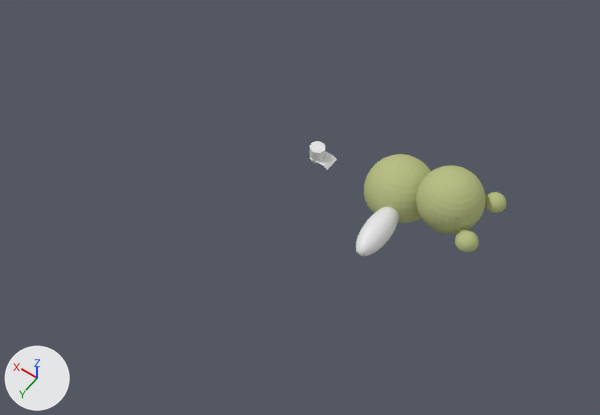
The Blender file resource/castle.blend as it was, and as the next commit left it.
The view is the same before and after, from a camera (50 mm lens) standing at (-220.0, 503.0, 659.0) and looking at (95.0, 62.0, -34.0). The lights are fixed; the arrows at lower left show +X, +Y and +Z.

Objects in the first picture: 'Cylinder', 'Room1', 'entrance'.
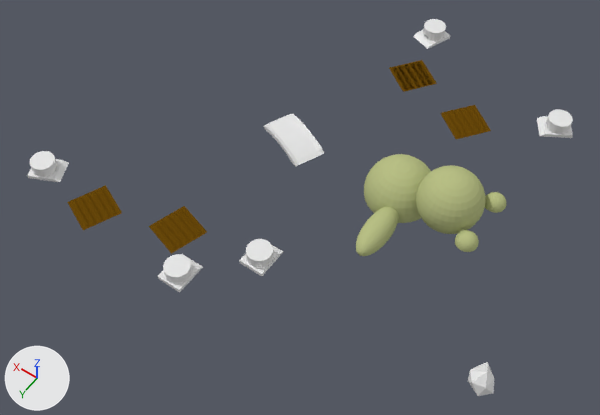
Where the newer file only moved an object's origin or applied its transform, the numbers keep the older frame.

What changed in the scene script:
```text
Change me_sphere_002:
    used by ob_entrance; location = (-43.1, 0.0, 16.4); scale = (33.9, 33.9, 33.9)
    remove me_sphere_002.from_pydata(...)  # 3158 vertices, 3082 faces, 4 loose edges; spans x -1.38..2.74, y -1.2..1.19, z -1.0..1.0
    add me_sphere_002.from_pydata(...)  # 3788 vertices, 3706 faces, 6 loose edges; spans x -1.38..2.74, y -1.2..2.75, z -1.0..1.0
    me_sphere_002 part 1: a new loose piece of 626 vertices spanning x 0.93..1.77, y 0.9..2.75, z -0.78..-0.23, in mat_material_010 (yellow #b9c086)
Remove ob_cylinder:
    ob_cylinder = bpy.data.objects.new('Cylinder', me_cylinder)
Remove ob_room1:
    ob_room1 = bpy.data.objects.new('Room1', me_sphere_006)
Add ob_house:
    ob_house = bpy.data.objects.new('House', me_cylinder_1)  # 199 vertices, 96 faces; spans x -2.3..1.96, y -1.66..1.63, z -1.0..1.0
    ob_house.location = (108.9, -236.1, -7.7)
    ob_house.rotation_euler = (0.0, 0.0, -1.928)  # degrees (0, 0, -110)
    ob_house.scale = (8.32, 8.32, 8.32)
Add ob_house_001:
    ob_house_001 = bpy.data.objects.new('House.001', me_cylinder_1)  # 199 vertices, 96 faces; spans x -2.3..1.96, y -1.66..1.63, z -1.0..1.0
    ob_house_001.location = (81.0, 147.5, -7.7)
    ob_house_001.rotation_euler = (0.0, 0.0, 1.571)  # degrees (0, 0, 90)
    ob_house_001.scale = (8.32, 8.32, 8.32)
Add ob_house_002:
    ob_house_002 = bpy.data.objects.new('House.002', me_cylinder_1)  # 199 vertices, 96 faces; spans x -2.3..1.96, y -1.66..1.63, z -1.0..1.0
    ob_house_002.location = (334.7, 189.4, -7.7)
    ob_house_002.rotation_euler = (0.0, 0.0, 0.442)  # degrees (0, 0, 25)
    ob_house_002.scale = (8.32, 8.32, 8.32)
Add ob_house_003:
    ob_house_003 = bpy.data.objects.new('House.003', me_cylinder_1)  # 199 vertices, 96 faces; spans x -2.3..1.96, y -1.66..1.63, z -1.0..1.0
    ob_house_003.location = (-79.1, -182.2, -7.7)
    ob_house_003.rotation_euler = (0.0, 0.0, -2.589)  # degrees (0, 0, -148)
    ob_house_003.scale = (8.32, 8.32, 8.32)
Add ob_house_004:
    ob_house_004 = bpy.data.objects.new('House.004', me_cylinder_1)  # 199 vertices, 96 faces; spans x -2.3..1.96, y -1.66..1.63, z -1.0..1.0
    ob_house_004.location = (133.8, 207.6, -7.7)
    ob_house_004.rotation_euler = (0.0, 0.0, 1.571)  # degrees (0, 0, 90)
    ob_house_004.scale = (8.32, 8.32, 8.32)
Add ob_icosphere:
    ob_icosphere = bpy.data.objects.new('Icosphere', me_icosphere_001)  # 12 vertices, 20 faces; spans x -0.97..1.0, y -1.34..0.75, z -1.2..1.17
    ob_icosphere.location = (-160.6, 156.7, 14.6)
    ob_icosphere.scale = (12.8, 12.8, 12.8)
Add ob_bridge:
    ob_bridge = bpy.data.objects.new('Bridge', me_cylinder_002)  # 88 vertices, 84 faces; spans x -1.75..1.75, y 0.44..1.26, z -1.35..1.3
    ob_bridge.location = (147.9, 0.5, -22.3)
    ob_bridge.rotation_euler = (1.571, 0.0, -0.401)  # degrees (90, 0, -23)
    ob_bridge.scale = (20.1, 11.8, 13.7)
Add ob_plane_003:
    ob_plane_003 = bpy.data.objects.new('Plane.003', me_plane_002)  # 3136 vertices, 3025 faces; spans x -1.0..1.0, y -1.0..1.0, z 0.02..0.1; in mat_material_011 (brown #68480a)
    ob_plane_003.location = (6.4, -131.8, -15.1)
    ob_plane_003.rotation_euler = (0.0, 0.0, -0.643)  # degrees (0, 0, -37)
    ob_plane_003.scale = (21.4, 21.4, 21.4)
Add ob_plane_004:
    ob_plane_004 = bpy.data.objects.new('Plane.004', me_plane_002)  # 3136 vertices, 3025 faces; spans x -1.0..1.0, y -1.0..1.0, z 0.02..0.1; in mat_material_011 (brown #68480a)
    ob_plane_004.location = (92.7, -161.9, -15.0)
    ob_plane_004.rotation_euler = (0.0, 0.0, -0.624)  # degrees (0, 0, -36)
    ob_plane_004.scale = (21.4, 21.4, 21.4)
Add ob_plane_005:
    ob_plane_005 = bpy.data.objects.new('Plane.005', me_plane_002)  # 3136 vertices, 3025 faces; spans x -1.0..1.0, y -1.0..1.0, z 0.02..0.1; in mat_material_011 (brown #68480a)
    ob_plane_005.location = (170.2, 168.1, -15.4)
    ob_plane_005.rotation_euler = (0.0, 0.0, -0.289)  # degrees (0, 0, -17)
    ob_plane_005.scale = (21.4, 21.4, 21.4)
Add ob_plane_006:
    ob_plane_006 = bpy.data.objects.new('Plane.006', me_plane_002)  # 3136 vertices, 3025 faces; spans x -1.0..1.0, y -1.0..1.0, z 0.02..0.1; in mat_material_011 (brown #68480a)
    ob_plane_006.location = (258.0, 196.8, -15.4)
    ob_plane_006.rotation_euler = (0.0, 0.0, -0.401)  # degrees (0, 0, -23)
    ob_plane_006.scale = (21.4, 21.4, 21.4)
```

Location of each change, (x1, y1, x2, y2) in pixels of the pictures (600 x 415 px):
'Bridge', added: after (263, 114, 324, 166)
'Plane.005', added (brown): after (149, 206, 207, 254)
'Plane.006', added (brown): after (67, 185, 122, 230)
'Room1', deleted: before (356, 207, 399, 256)
'Plane.003', added (brown): after (440, 105, 491, 139)
'House.004', added: after (157, 254, 203, 292)
'House.001', added: after (239, 239, 283, 276)
'Plane.004', added (brown): after (389, 60, 437, 92)
'House.002', added: after (27, 151, 69, 182)
'House.003', added: after (537, 109, 573, 138)
'House', added: after (413, 19, 450, 49)
'Icosphere', added: after (468, 362, 494, 396)
'Cylinder', deleted: before (310, 141, 337, 170)
part 1 of me_sphere_002, added (yellow): after (356, 207, 399, 256)
